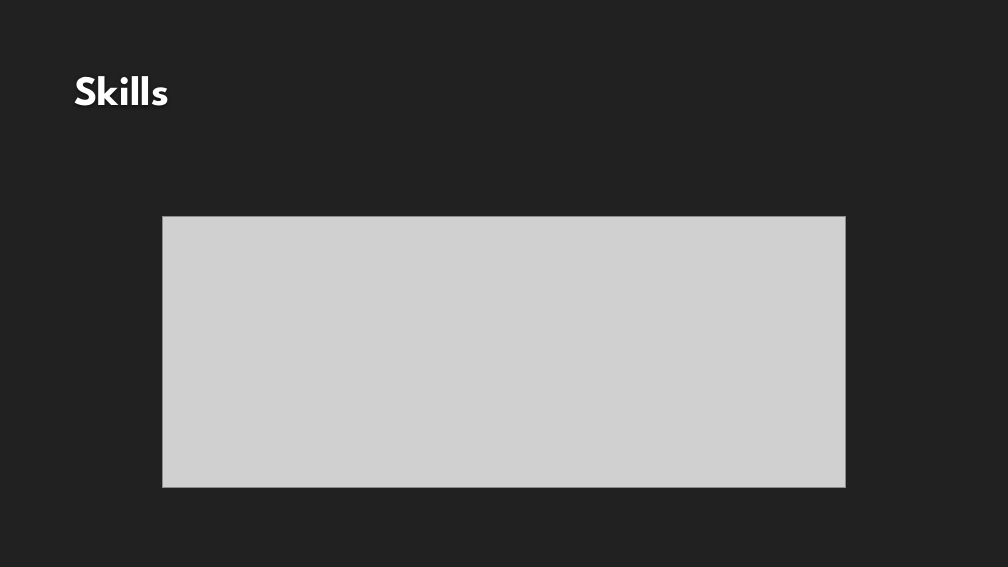
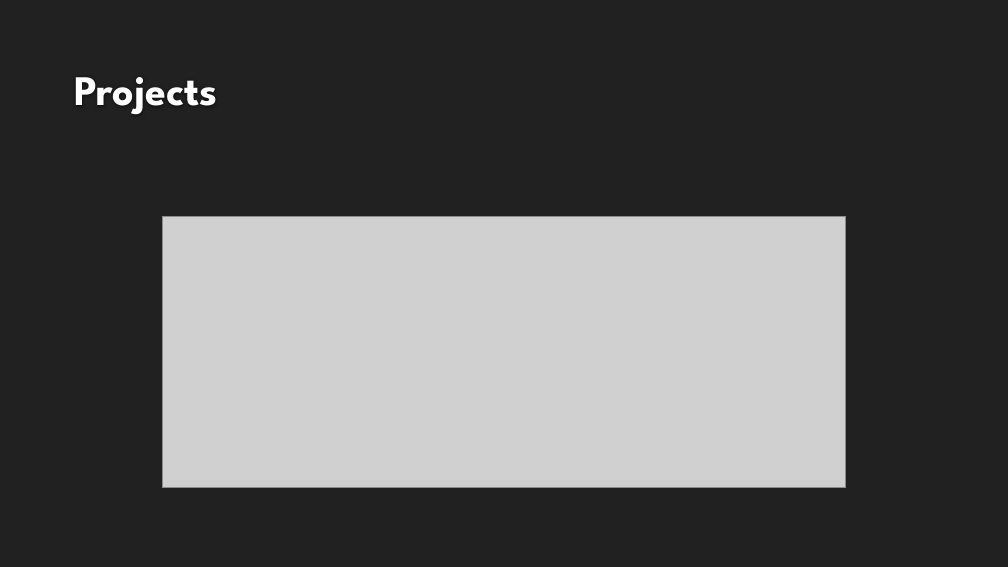
Before and after one commit to havilash/portfolio-website-v1, a slide deck: slide 9 of Portfolio Website Design.pptx. Drawn at 1008x567 pixels with LibreOffice and Linux fonts; fonts in the diff are those of the drawing; grey boxes stand for pictures; background and template pictures are left out. Boxes give left, top, right and bottom in pixels: in the first picture for what was removed or moved away, otherwise in the second. Text is boxed around its words. In the diff, an @@ line names an element or a change of style, - is before the commit and + after.

```diff
--- a/Portfolio Website Design.pptx
+++ b/Portfolio Website Design.pptx
@@ title at [75, 77, 218, 114]: text changed @@
-Skills
+Projects
```
Also in this commit, not shown: 20 other files.
